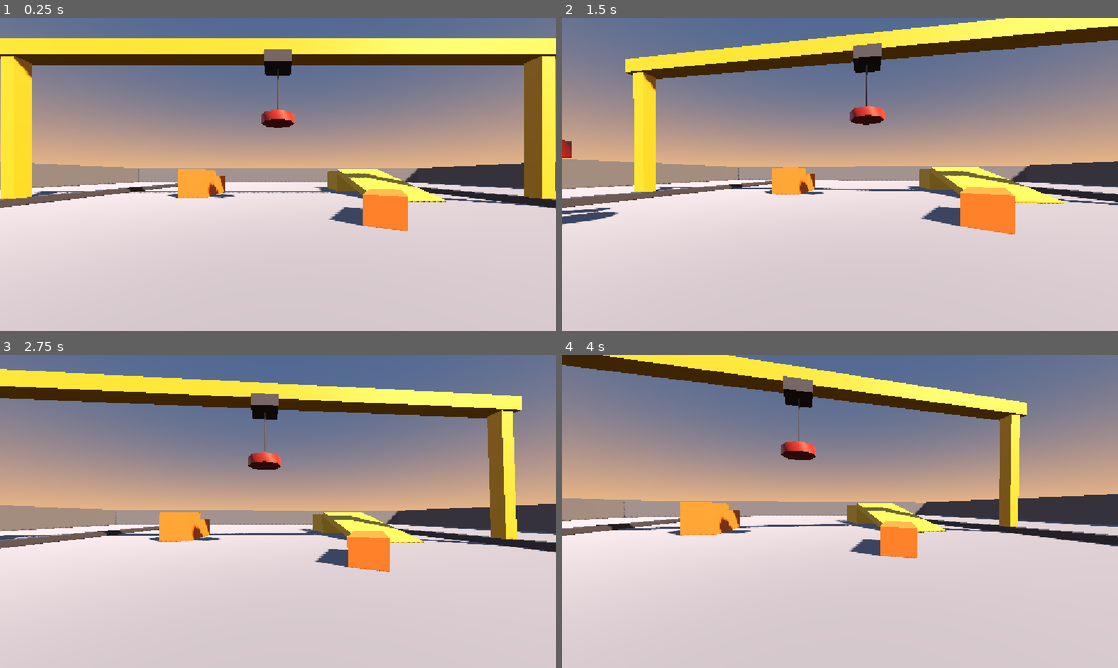
Above: before the commit, frames 1-4 (two rows, left to right).
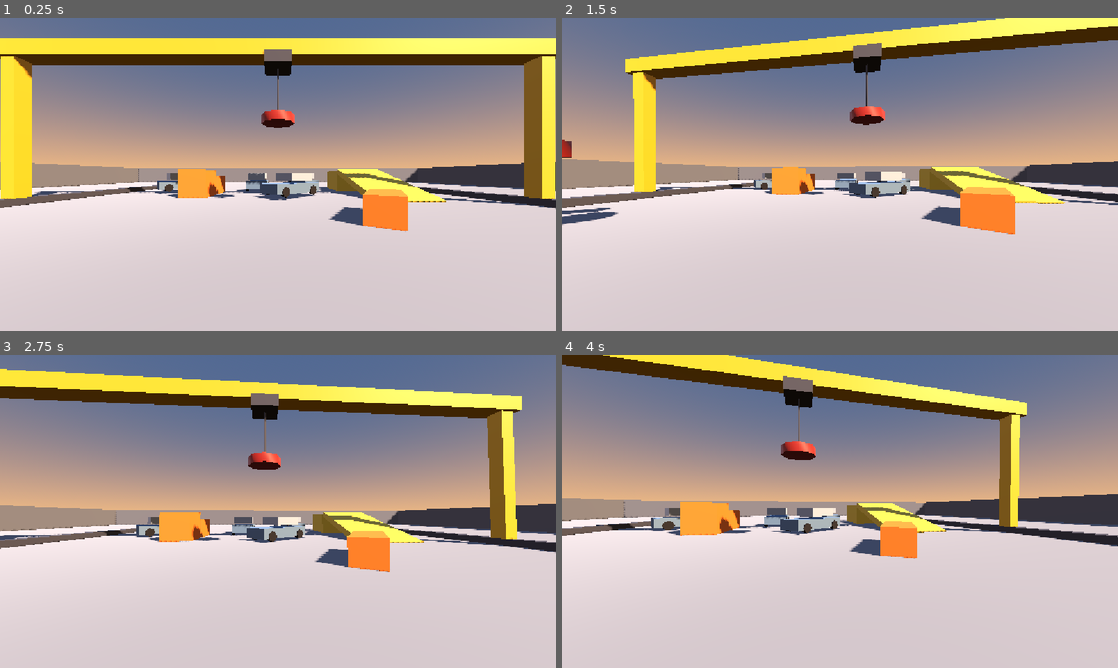
Above: after the commit, the same moments.

Repository: linkinmjs/patio-iman
Game: Godot game, scene res://scenes/patio.tscn
Two runs of this game, one before a commit and one after it. Both use one fixed random seed, a clock stepped at 60 frames per second and the inputs below.
Inputs (mouse positions are in pixels of both pictures, inside the frame that each line leads up to):
- Up to frame 1 (0.25 s): no input
- Up to frame 2 (1.5 s): move the mouse to (867, 174) at 0.52 s; hold C (crouch) 0.53-1.28 s; hold E (crane_up) from 0.53 s (still down); tap Space (jump) at 0.77 s; move the mouse to (812, 174) at 1.27 s; right-click (812, 174) at 1.35 s
- Up to frame 3 (2.75 s): keep holding E (crane_up); tap Space (jump) at 1.52 s; move the mouse to (289, 505) at 2.02 s; hold Shift (sprint) from 2.03 s (still down)
- Up to frame 4 (4 s): keep holding E (crane_up); tap Enter at 2.75 s; move the mouse to (834, 517) at 2.77 s; release Shift (sprint) at 2.78 s; tap C (crouch) at 2.85 s; tap Space (jump) at 3.02, 3.77 s; move the mouse to (878, 514) at 3.52 s; hold Right mouse button (precision) from 3.53 s (still down)

The runs differ from the first frame. In frame 1, 1.1% of the frame differs, in the area x 27-58%, y 49-59%; in frame 2, 1.0%; in frame 3, 1.0%; in frame 4, 1.2%, in the area x 16-50%, y 48-58%.

Commit message:
Hito 3: autos con gravedad + HUD de controles en las gruas
- car.tscn: RigidBody3D de 1100 kg, rebote 0, friccion alta, centro de
  masa bajo, colision continua; 4 instancias en el patio.
- HUD con controles en pantalla al operar cada grua (incluye Tab para
  bajarse).

Co-Authored-By: Claude Fable 5 <noreply@anthropic.com>

Diff:
--- /dev/null
+++ b/scenes/car.tscn
@@ -0,0 +1,74 @@
+[gd_scene load_steps=7 format=3]
+
+[sub_resource type="PhysicsMaterial" id="fis_auto"]
+friction = 1.0
+bounce = 0.0
+
+[sub_resource type="BoxShape3D" id="shape_cuerpo"]
+size = Vector3(1.8, 1.1, 4.4)
+
+[sub_resource type="BoxShape3D" id="shape_cabina"]
+size = Vector3(1.6, 0.6, 2)
+
+[sub_resource type="StandardMaterial3D" id="mat_chapa"]
+albedo_color = Color(0.35, 0.45, 0.55, 1)
+roughness = 0.75
+
+[sub_resource type="StandardMaterial3D" id="mat_vidrio"]
+albedo_color = Color(0.55, 0.6, 0.65, 1)
+roughness = 0.35
+
+[sub_resource type="StandardMaterial3D" id="mat_rueda"]
+albedo_color = Color(0.12, 0.12, 0.13, 1)
+roughness = 0.95
+
+[node name="Auto" type="RigidBody3D" groups=["auto"]]
+mass = 1100.0
+physics_material_override = SubResource("fis_auto")
+center_of_mass_mode = 1
+center_of_mass = Vector3(0, 0.4, 0)
+continuous_cd = true
+linear_damp = 0.2
+angular_damp = 2.0
+
+[node name="Cuerpo" type="CollisionShape3D" parent="."]
+transform = Transform3D(1, 0, 0, 0, 1, 0, 0, 0, 1, 0, 0.55, 0)
+shape = SubResource("shape_cuerpo")
+
+[node name="Cabina" type="CollisionShape3D" parent="."]
+transform = Transform3D(1, 0, 0, 0, 1, 0, 0, 0, 1, 0, 1.35, 0.3)
+shape = SubResource("shape_cabina")
+
+[node name="Carroceria" type="CSGBox3D" parent="."]
+transform = Transform3D(1, 0, 0, 0, 1, 0, 0, 0, 1, 0, 0.55, 0)
+size = Vector3(1.8, 0.7, 4.4)
+material = SubResource("mat_chapa")
+
+[node name="CabinaVisual" type="CSGBox3D" parent="."]
+transform = Transform3D(1, 0, 0, 0, 1, 0, 0, 0, 1, 0, 1.35, 0.3)
+size = Vector3(1.6, 0.6, 2.2)
+material = SubResource("mat_vidrio")
+
+[node name="RuedaDelIzq" type="CSGCylinder3D" parent="."]
+transform = Transform3D(0, -1, 0, 1, 0, 0, 0, 0, 1, -0.85, 0.35, -1.45)
+radius = 0.35
+height = 0.25
+material = SubResource("mat_rueda")
+
+[node name="RuedaDelDer" type="CSGCylinder3D" parent="."]
+transform = Transform3D(0, -1, 0, 1, 0, 0, 0, 0, 1, 0.85, 0.35, -1.45)
+radius = 0.35
+height = 0.25
+material = SubResource("mat_rueda")
+
+[node name="RuedaTrasIzq" type="CSGCylinder3D" parent="."]
+transform = Transform3D(0, -1, 0, 1, 0, 0, 0, 0, 1, -0.85, 0.35, 1.45)
+radius = 0.35
+height = 0.25
+material = SubResource("mat_rueda")
+
+[node name="RuedaTrasDer" type="CSGCylinder3D" parent="."]
+transform = Transform3D(0, -1, 0, 1, 0, 0, 0, 0, 1, 0.85, 0.35, 1.45)
+radius = 0.35
+height = 0.25
+material = SubResource("mat_rueda")
--- a/scenes/crane.tscn
+++ b/scenes/crane.tscn
@@ -106,3 +106,20 @@
 [node name="CollisionShape3D" type="CollisionShape3D" parent="Consola/Area3D"]
 transform = Transform3D(1, 0, 0, 0, 1, 0, 0, 0, 1, 0, 1, 0)
 shape = SubResource("shape_consola")
+
+[node name="HUD" type="CanvasLayer" parent="."]
+visible = false
+
+[node name="Controles" type="Label" parent="HUD"]
+anchors_preset = 2
+anchor_top = 1.0
+anchor_bottom = 1.0
+offset_left = 16.0
+offset_top = -100.0
+offset_right = 620.0
+offset_bottom = -16.0
+grow_vertical = 0
+theme_override_font_sizes/font_size = 20
+text = "W/S puente · A/D carro · Q/E bajar/subir imán
+Click der. precisión · Rueda zoom
+Tab — Bajar de la grúa"
--- a/scenes/patio.tscn
+++ b/scenes/patio.tscn
@@ -1,8 +1,9 @@
-[gd_scene load_steps=11 format=3]
+[gd_scene load_steps=12 format=3]
 
 [ext_resource type="PackedScene" path="res://scenes/player.tscn" id="1_playr"]
 [ext_resource type="PackedScene" path="res://scenes/crane.tscn" id="2_grua"]
 [ext_resource type="PackedScene" path="res://scenes/tractor_crane.tscn" id="3_gruam"]
+[ext_resource type="PackedScene" path="res://scenes/car.tscn" id="4_auto"]
 
 [sub_resource type="ProceduralSkyMaterial" id="sky_mat"]
 sky_top_color = Color(0.25, 0.32, 0.45, 1)
@@ -113,3 +114,15 @@
 
 [node name="GruaMovil" parent="." instance=ExtResource("3_gruam")]
 transform = Transform3D(1, 0, 0, 0, 1, 0, 0, 0, 1, -8, 0.05, 14)
+
+[node name="Auto1" parent="." instance=ExtResource("4_auto")]
+transform = Transform3D(1, 0, 0, 0, 1, 0, 0, 0, 1, -2, 0.4, -9)
+
+[node name="Auto2" parent="." instance=ExtResource("4_auto")]
+transform = Transform3D(0.921061, 0, 0.389418, 0, 1, 0, -0.389418, 0, 0.921061, 3, 0.4, -13)
+
+[node name="Auto3" parent="." instance=ExtResource("4_auto")]
+transform = Transform3D(0.62161, 0, -0.783327, 0, 1, 0, 0.783327, 0, 0.62161, -9, 0.4, -8)
+
+[node name="Auto4" parent="." instance=ExtResource("4_auto")]
+transform = Transform3D(-0.666276, 0, 0.745705, 0, 1, 0, -0.745705, 0, -0.666276, 1, 0.4, -4)
--- a/scenes/tractor_crane.tscn
+++ b/scenes/tractor_crane.tscn
@@ -125,3 +125,20 @@
 
 [node name="PuntoBajada" type="Marker3D" parent="Acceso"]
 transform = Transform3D(1, 0, 0, 0, 1, 0, 0, 0, 1, 0.9, 0.05, 0)
+
+[node name="HUD" type="CanvasLayer" parent="."]
+visible = false
+
+[node name="Controles" type="Label" parent="HUD"]
+anchors_preset = 2
+anchor_top = 1.0
+anchor_bottom = 1.0
+offset_left = 16.0
+offset_top = -100.0
+offset_right = 620.0
+offset_bottom = -16.0
+grow_vertical = 0
+theme_override_font_sizes/font_size = 20
+text = "W/S manejar · A/D girar · Q/E bajar/subir brazo
+La torreta sigue tu mirada · Click der. precisión
+Tab — Bajarse"
--- a/scripts/crane.gd
+++ b/scripts/crane.gd
@@ -28,6 +28,7 @@
 @onready var camera: Camera3D = $Puente/Carro/CamYaw/CamPitch/Camera3D
 @onready var console_area: Area3D = $Consola/Area3D
 @onready var console_label: Label3D = $Consola/Label3D
+@onready var hud: CanvasLayer = $HUD
 
 var active := false
 
@@ -101,6 +102,7 @@
 func _enter() -> void:
 	active = true
 	console_label.visible = false
+	hud.visible = true
 	_velocity = Vector3.ZERO
 	_player.set_control_enabled(false)
 	camera.current = true
@@ -110,6 +112,7 @@
 func _exit() -> void:
 	active = false
 	console_label.visible = _player_near
+	hud.visible = false
 	_player.set_control_enabled(true)
 
 
--- a/scripts/tractor_crane.gd
+++ b/scripts/tractor_crane.gd
@@ -30,6 +30,7 @@
 @onready var board_area: Area3D = $Acceso/Area3D
 @onready var board_label: Label3D = $Acceso/Label3D
 @onready var exit_point: Marker3D = $Acceso/PuntoBajada
+@onready var hud: CanvasLayer = $HUD
 
 var active := false
 
@@ -111,6 +112,7 @@
 func _enter() -> void:
 	active = true
 	board_label.visible = false
+	hud.visible = true
 	_player.set_control_enabled(false)
 	_player.process_mode = Node.PROCESS_MODE_DISABLED
 	camera.current = true
@@ -119,6 +121,7 @@
 
 func _exit() -> void:
 	active = false
+	hud.visible = false
 	_player.global_position = exit_point.global_position
 	_player.velocity = Vector3.ZERO
 	_player.process_mode = Node.PROCESS_MODE_INHERIT
